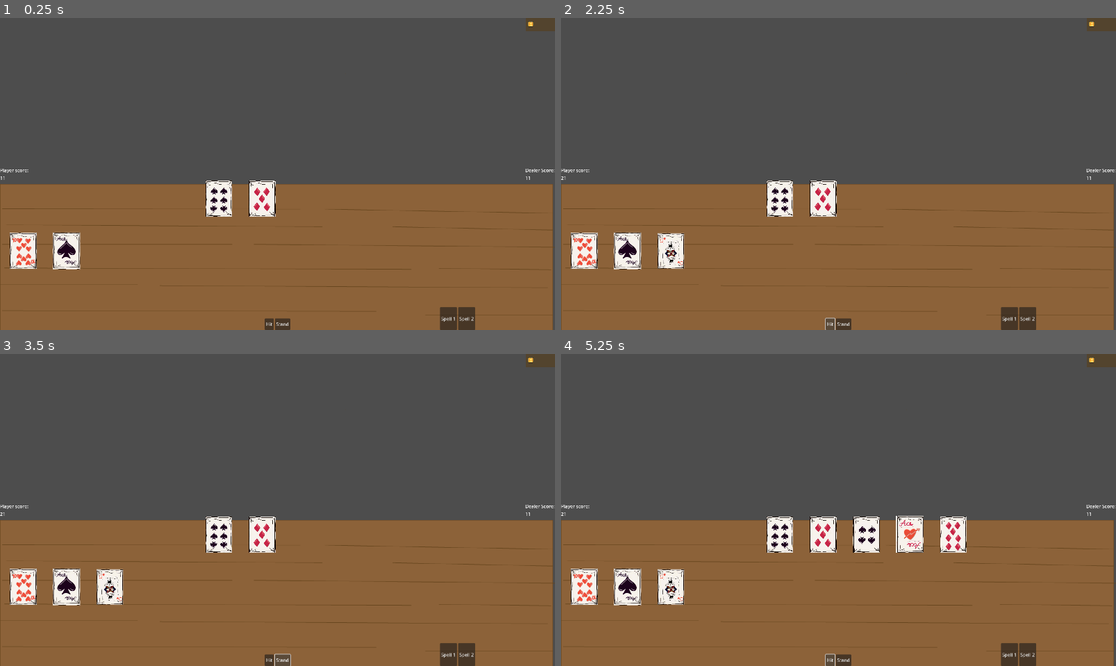
Above: before the commit, frames 1-4 (two rows, left to right).
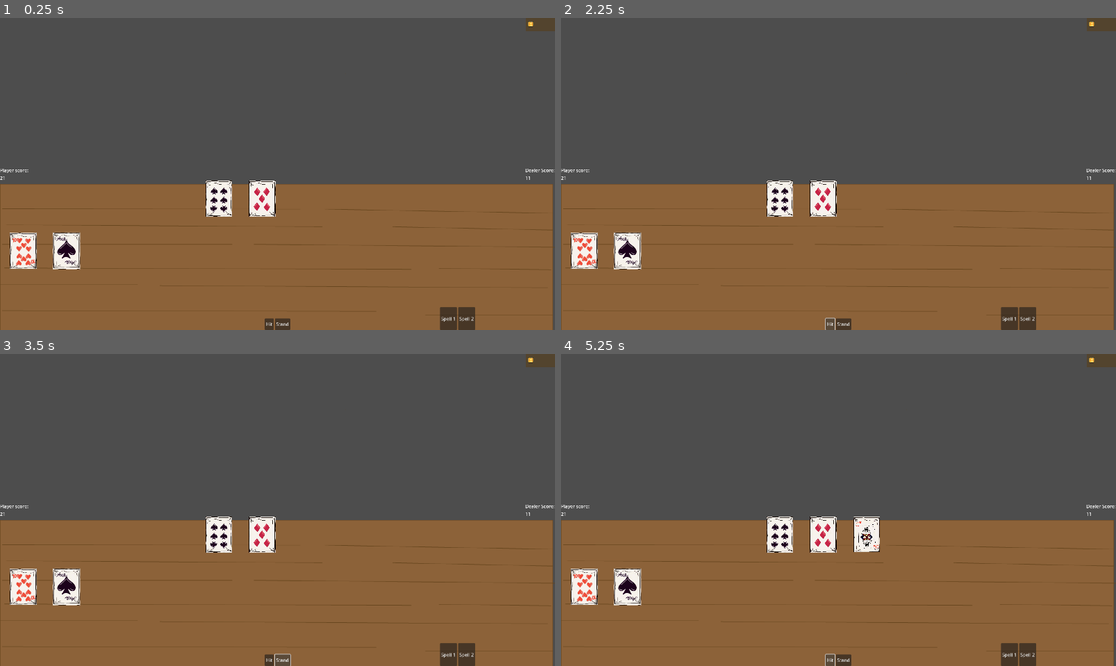
Above: after the commit, the same moments.

Repository: RobDot20/2D-Blackjack-Game
Game: Godot game, scene res://src/scenes/game.tscn
The game is run twice, just before and just after one commit, with the same random seed, the same clock (stepped at 60 frames per second) and the same inputs.
Inputs:
- Up to frame 1 (0.25 s): no input
- Up to frame 2 (2.25 s): click "Spell 1" at 0.5 s; click "Spell 2" at 1.25 s; click "Hit" at 2 s
- Up to frame 3 (3.5 s): click "Stand" at 2.75 s
- Up to frame 4 (5.25 s): click "Spell 1" at 3.5 s; click "Spell 2" at 4.25 s; click "Hit" at 5 s

The runs differ from the first frame. In frame 1, less than 0.1% of the frame differs, in the area x 0-1%, y 50-52%; in frame 2, 0.6%; in frame 3, 0.6%; in frame 4, 1.9%, in the area x 17-74%, y 51-81%.

Commit message:
punere in functiune al cartii As (fluiditate intre 11 si 1)

Diff:
--- a/src/scripts/deck.gd
+++ b/src/scripts/deck.gd
@@ -16,7 +16,9 @@
 				for m in range(1,14):
 					var new_card := PlayingCard.new()
 					new_card.number = m
-					if(m < 10): # In blackjack, fiecare carte cu numar mai mare de 10 are tot valoare 10, asa ca avem number si value separate
+					if(m == 1):
+						new_card.value = 11 # Dam la as valoarea 11 by default, iar apoi in functia addSlot (functie in care aparent calculam si valoarea totala a ownerului) scadem 10 daca valoarea totala este >21 (adica potential bust salvat de catre as)
+					else: if(m < 10 && m > 1): # In blackjack, fiecare carte cu numar mai mare de 10 are tot valoare 10, asa ca avem number si value separate
 						new_card.value = m
 					else:
 						new_card.value = 10
--- a/src/scripts/game.gd
+++ b/src/scripts/game.gd
@@ -40,7 +40,10 @@
 				update_card_slots_pos(new_slot,card_pos)
 				new_slot.position.x += x_offset
 				x_offset += x_step
-				hand_score += test_deck.deck[card_pos].value
+				if(test_deck.deck[card_pos].number == 1 && hand_score+test_deck.deck[card_pos].value > 21):
+					hand_score += test_deck.deck[card_pos].value - 10
+				else:
+					hand_score += test_deck.deck[card_pos].value
 		3:
 			for i in nr_rep:
 				var new_slot = card_slot.instantiate()
Binary file added: assets/sprites/masa_png.png
Not shown, added: assets/sprites/masa_png.png.import
Not shown, added: assets/cards.zip
